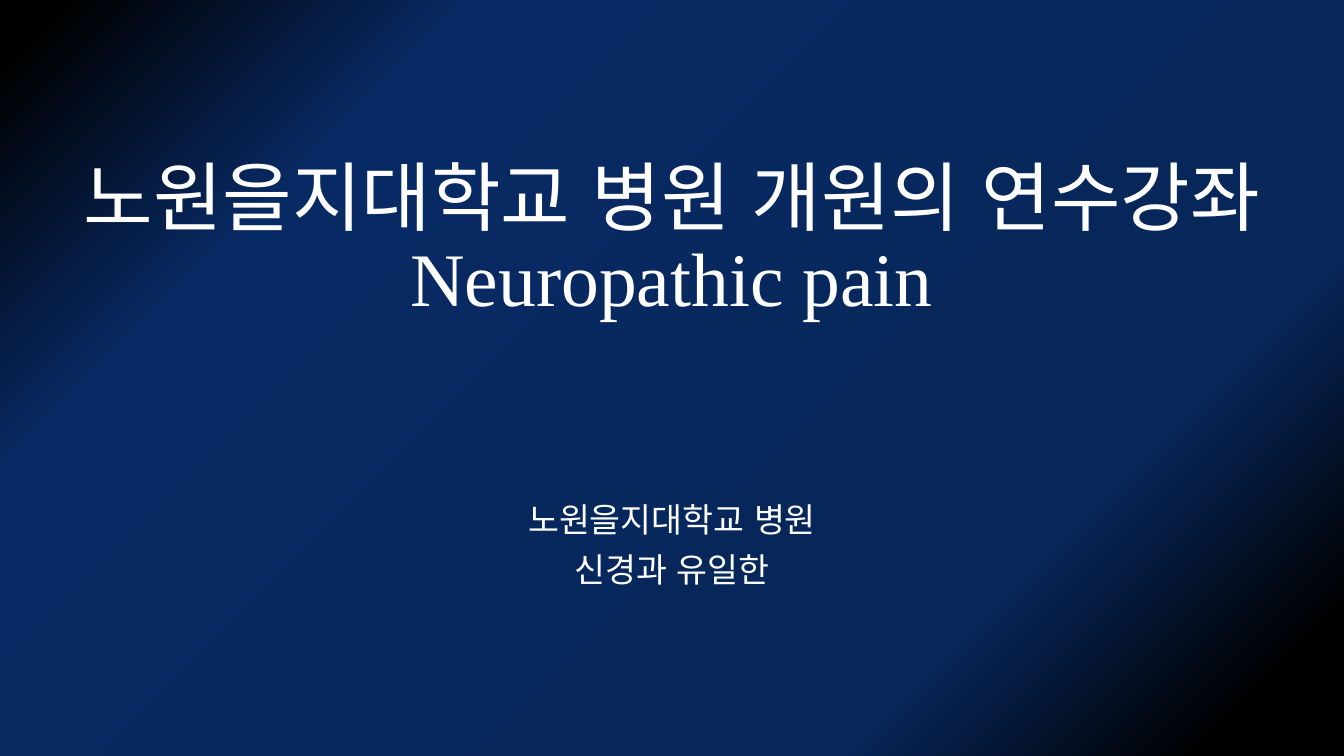
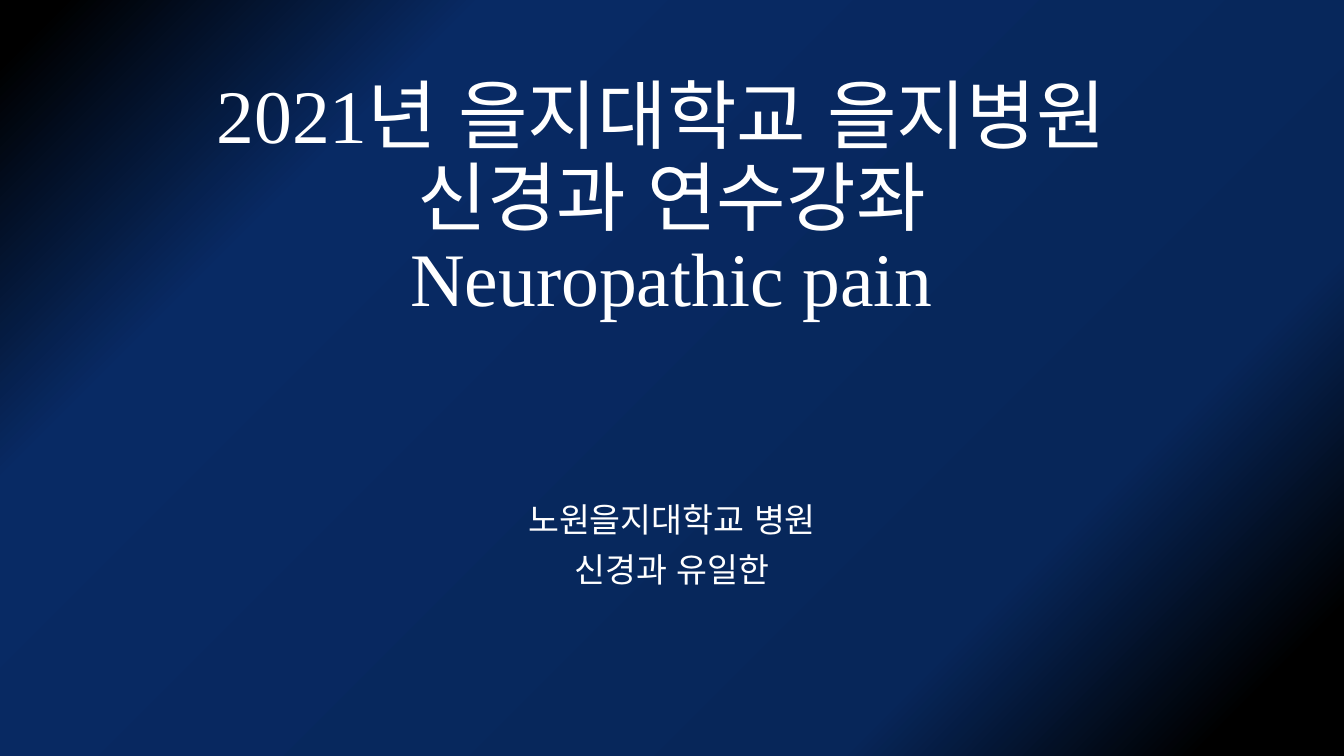
Before and after one commit to kjfdf/lecture, a slide deck: slide 1 of 2021.12 개원의연수강좌-neuropathic pain.pptx. Drawn at 1344x756 pixels with LibreOffice and Linux fonts; fonts in the diff are those of the drawing. Boxes give left, top, right and bottom in pixels: in the first picture for what was removed or moved away, otherwise in the second. Text is boxed around its words. In the diff, an @@ line names an element or a change of style, - is before the commit and + after.

```diff
--- a/2021.12 개원의연수강좌-neuropathic pain.pptx
+++ b/2021.12 개원의연수강좌-neuropathic pain.pptx
@@ title at (217, 80, 1105, 322): text changed @@
-노원을지대학교 병원 개원의 연수강좌
-Neuropathic pain
+2021년 을지대학교 을지병원
+신경과 연수강좌
+Neuropathic pain
```
Also in this commit, not shown: 7 other slides changed, 4 slides added, 1 slide removed.
